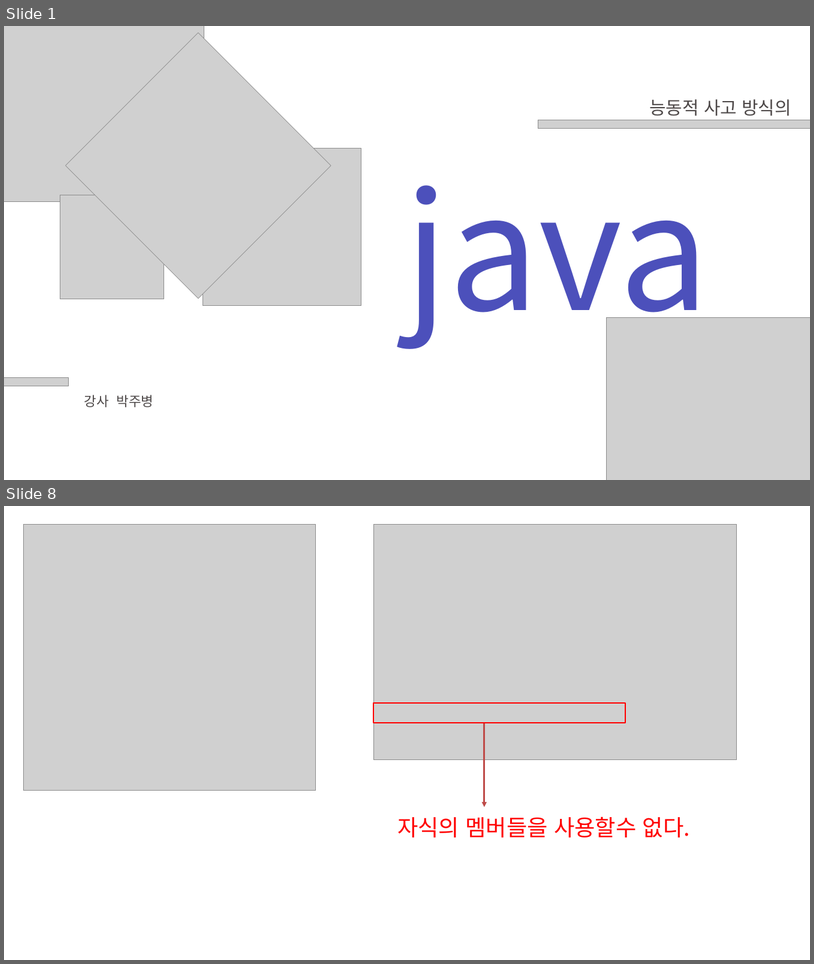
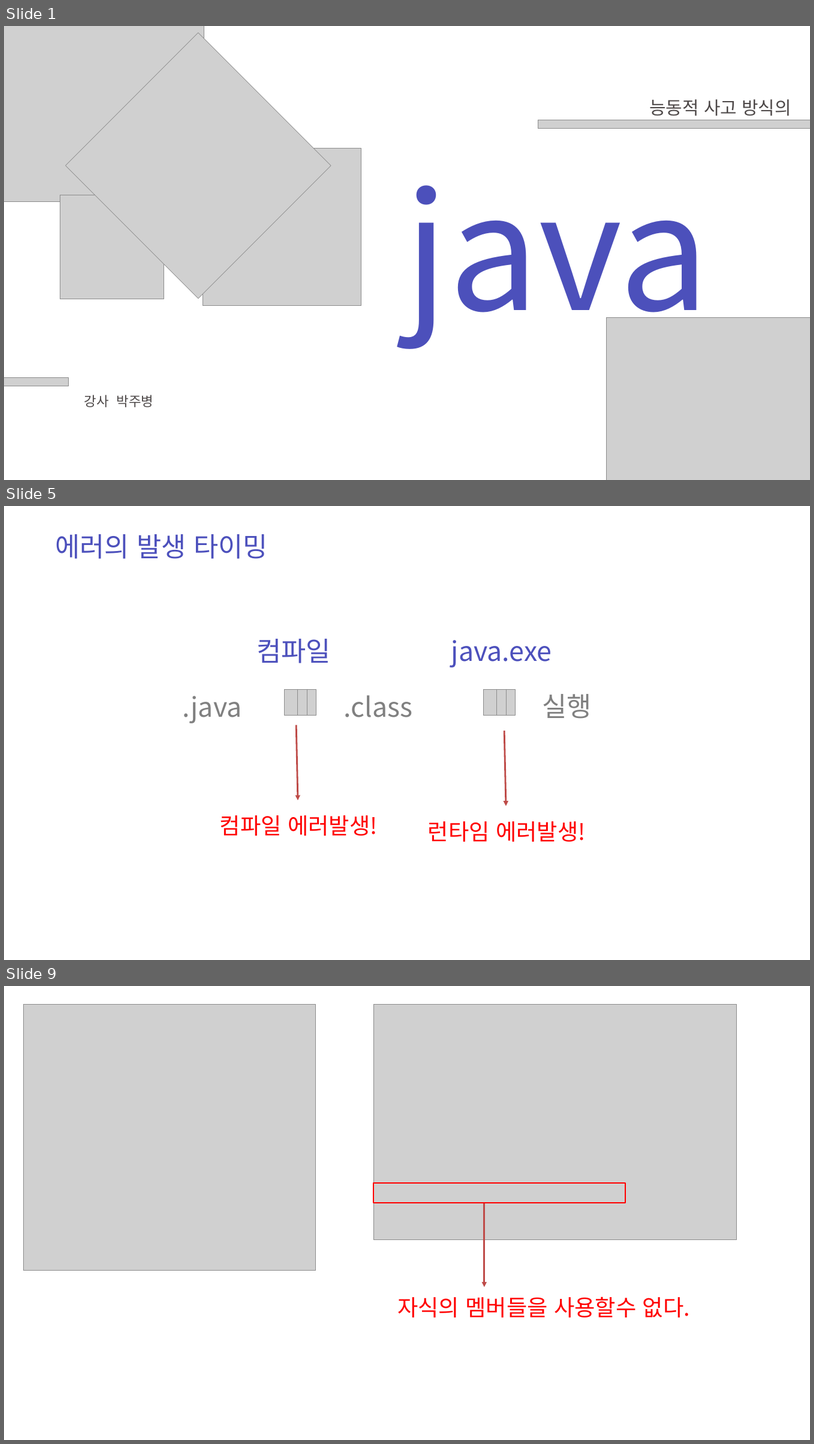
Before and after one commit to zest132/JavaLecture, a slide deck: JavaLecture/LectureFile/java 12강 예외처리.pptx. Shown one above the other, each under a label of ours: slides 1 and 8 before the commit, slides 1, 5 and 9 after it; the slides between them are not shown. The pictures are 814x964 and 814x1444 pixels, drawn with LibreOffice and Linux fonts; fonts in the diff are those of the drawing; grey boxes stand for pictures. Boxes give left, top, right and bottom in pixels: in the first picture for what was removed or moved away, otherwise in the second. Text is boxed around its words. In the diff, an @@ line names an element or a change of style, - is before the commit and + after.

```diff
--- a/JavaLecture/LectureFile/java 12강 예외처리.pptx
+++ b/JavaLecture/LectureFile/java 12강 예외처리.pptx
@@ slide 5 added at bbox=[4, 506, 810, 960], background #FFFFFF @@
@@ text added at bbox=[55, 534, 268, 559], 48 pt, text #4C50BC @@
+에러의 발생 타이밍
@@ text added at bbox=[257, 639, 331, 663], 48 pt, text #4C50BC @@
+컴파일
@@ text added at bbox=[452, 640, 552, 667], 48 pt, text #4C50BC @@
+java.exe
@@ text added at bbox=[183, 696, 242, 723], 48 pt, text #808080 @@
+.java
@@ picture added at bbox=[285, 689, 297, 715] @@
@@ picture added at bbox=[294, 689, 307, 715] @@
@@ picture added at bbox=[303, 689, 317, 715] @@
@@ text added at bbox=[344, 695, 413, 717], 48 pt, text #808080 @@
+.class
@@ picture added at bbox=[484, 689, 497, 715] @@
@@ picture added at bbox=[494, 689, 506, 715] @@
@@ picture added at bbox=[503, 689, 516, 715] @@
@@ text added at bbox=[542, 694, 591, 718], 48 pt, text #808080 @@
+실행
@@ arrow added from (296, 725) to (298, 800), #BF4C48 3 pt @@
@@ arrow added from (504, 730) to (506, 805), #BF4C48 3 pt @@
@@ text added at bbox=[220, 815, 377, 835], 40 pt, text #FF0000 @@
+컴파일 에러발생!
@@ text added at bbox=[428, 821, 585, 841], 40 pt, text #FF0000 @@
+런타임 에러발생!
@@ what was slide 8 is now slide 9 @@
```
Also in this commit, not shown: 1 slide changed, 5 other slides added, 5 slides removed, 2 other files.
